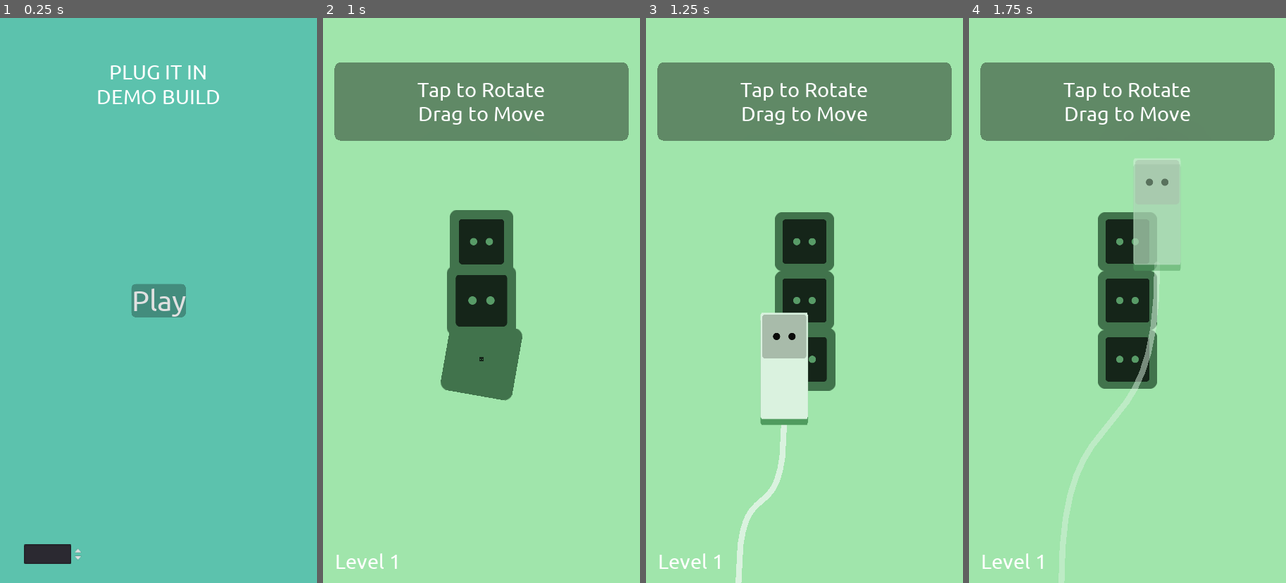
Above: before the commit, frames 1-4 (left to right).
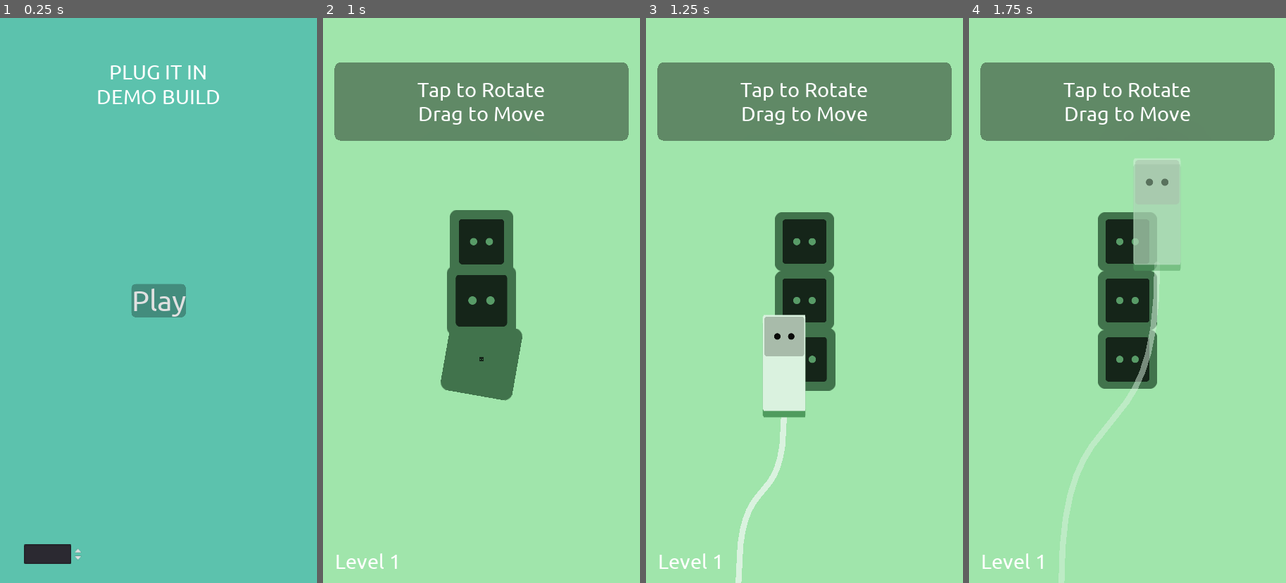
Above: after the commit, the same moments.

Repository: unSAME-Studio/ProjectOutlet
Game: Godot game, scene res://scenes/Menu.tscn
Two runs of this game, one before a commit and one after it. Both use one fixed random seed, a clock stepped at 60 frames per second and the inputs below.
Inputs (mouse positions are in pixels of both pictures, inside the frame that each line leads up to):
- Up to frame 1 (0.25 s): no input
- Up to frame 2 (1 s): click "Play" at 0.5 s
- Up to frame 3 (1.25 s): no input
- Up to frame 4 (1.75 s): tap Enter at 1.25 s; drag from (1108, 368) to (1159, 176) at 1.27 s

Frames 1-2 are identical in both runs. In frame 3, 1.2% of the frame differs, in the area x 28-52%, y 52-100%; in frame 4, nothing differs.

Commit message:
Update Plug.tscn

Diff:
--- a/objects/Plug.tscn
+++ b/objects/Plug.tscn
@@ -106,7 +106,25 @@
 "values": [ Vector2( 1, 1 ), Vector2( 1.2, 1.2 ), Vector2( 1, 1 ) ]
 }
 
+[sub_resource type="Animation" id=8]
+resource_name = "spawn"
+length = 0.15
+step = 0.01
+tracks/0/type = "value"
+tracks/0/path = NodePath(".:scale")
+tracks/0/interp = 1
+tracks/0/loop_wrap = true
+tracks/0/imported = false
+tracks/0/enabled = true
+tracks/0/keys = {
+"times": PoolRealArray( 0, 0.04, 0.15 ),
+"transitions": PoolRealArray( 2, 0.5, 1 ),
+"update": 0,
+"values": [ Vector2( 0, 0 ), Vector2( 1.2, 1.2 ), Vector2( 1, 1 ) ]
+}
+
 [node name="Plug" type="Area2D"]
+scale = Vector2( 1e-05, 1e-05 )
 z_index = 6
 script = ExtResource( 1 )
 outlet = ExtResource( 2 )
@@ -175,11 +193,13 @@
 [node name="Tween" type="Tween" parent="."]
 
 [node name="AnimationPlayer" type="AnimationPlayer" parent="."]
+autoplay = "spawn"
 method_call_mode = 1
 anims/bad_rotate = SubResource( 4 )
 anims/body_hint = SubResource( 3 )
 anims/complete = SubResource( 5 )
 anims/head_hint = SubResource( 2 )
+anims/spawn = SubResource( 8 )
 
 [node name="Outlets" type="Node2D" parent="."]
 modulate = Color( 1, 0.819608, 0, 1 )
Not shown: 1 places in objects/Plug.tscn that only renumber resources
